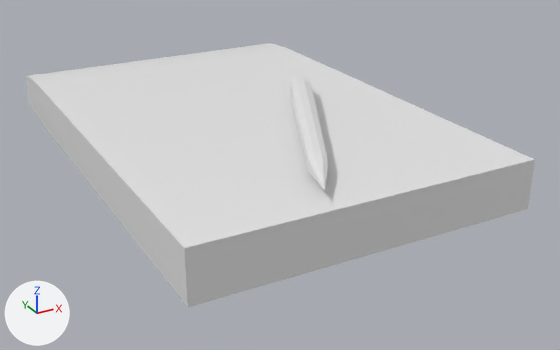
The FBX model Assets/Furniture Assets/FBX/notepad.fbx as it was, and as the next commit left it.
Before and after are seen from a camera (50 mm lens) standing at (-4.07, -8.48, 3.48) and looking at (0.32, -0.5, -0.51). The lights are fixed; the arrows at lower left show +X, +Y and +Z. Where no turn or scale is listed for an object, it has been applied to the vertices.
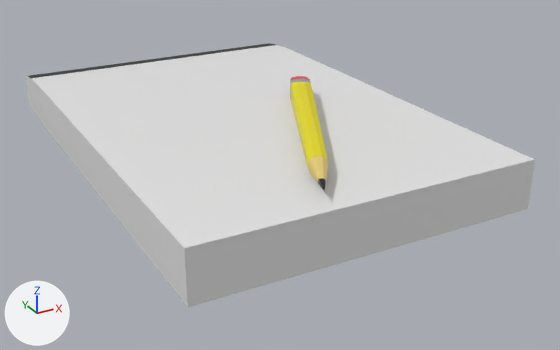
Diff of the bpy script that builds the scene:
```diff
--- a/Assets/Furniture Assets/FBX/notepad.fbx.py
+++ b/Assets/Furniture Assets/FBX/notepad.fbx.py
@@ mat_material_002 @@
+mat_material_002 = principled_material('Material.002')
+mat_material_002.base_color = (0.774, 0.594, 0.182)  # yellow #e4cb76
@@ mat_material_003 @@
+mat_material_003 = principled_material('Material.003')
+mat_material_003.base_color = (0.334, 0.334, 0.334)  # grey #9c9c9c
@@ mat_material_005 @@
+mat_material_005 = principled_material('Material.005')
+mat_material_005.base_color = (0.00902, 0.00902, 0.00902)  # black #181818
@@ mat_material_001 @@
+mat_material_001 = principled_material('Material.001')
+mat_material_001.base_color = (0.8, 0.707, 0.0)  # yellow #e7db00
@@ mat_material_004 @@
+mat_material_004 = principled_material('Material.004')
+mat_material_004.base_color = (0.8, 0.0425, 0.0611)  # red #e73a46
@@ me_cube @@
 # used by ob_cube; location = (0.0, 0.0, 0.0)
-me_cube.from_pydata(...)  # 87 vertices, 68 faces; spans x -2.01..2.01, y -3.07..3.07, z -0.29..0.56
+me_cube.from_pydata(...)  # 96 vertices, 76 faces; spans x -2.01..2.01, y -3.07..3.07, z -0.29..0.56
+# me_cube part 1
+# 8 faces are deleted
+# 9 vertices are added at x -0.47..-0.42, y -2.74..-2.63, z 0.38..0.48
+# 8 new faces join them, mat_material_005 (black #181818)
+# 8 new faces join them, mat_material_002 (yellow #e4ca76)
+# me_cube part 2: 8 faces spanning x -0.36..0.93, y -2.41..-0.09, z 0.29..0.56 switch from mat_material (white #e7e7e7) to mat_material_001 (yellow #e7db00)
+# me_cube part 3: 7 faces spanning x 0.7..0.99, y -0.21..0.03, z 0.29..0.56 switch from mat_material (white #e7e7e7) to mat_material_003 (grey #9c9c9c)
+# me_cube part 4: 16 faces spanning x 0.76..1.01, y -0.08..0.12, z 0.29..0.56 switch from mat_material (white #e7e7e7) to mat_material_004 (red #e73a46)
+# me_cube part 5: 19 faces spanning x -2.01..2.01, y -3.07..3.07, z -0.29..0.27 switch from mat_material (white #e7e7e7) to mat_material_005 (black #181818)
+me_cube.materials.append(mat_material_002)  # yellow #e4cb76
```

Where the change shows, as pixel boxes [x1, y1, x2, y2] in the pictures (560 x 350 px):
part 1 of me_cube, built on
    both: [309, 156, 328, 190]
part 2 of me_cube, recoloured (white to yellow)
    both: [291, 82, 328, 171]
part 3 of me_cube, recoloured
    both: [290, 79, 311, 99]
part 4 of me_cube, recoloured
    both: [290, 76, 309, 80]
part 5 of me_cube, recoloured (white to grey)
    both: [28, 43, 276, 78]
